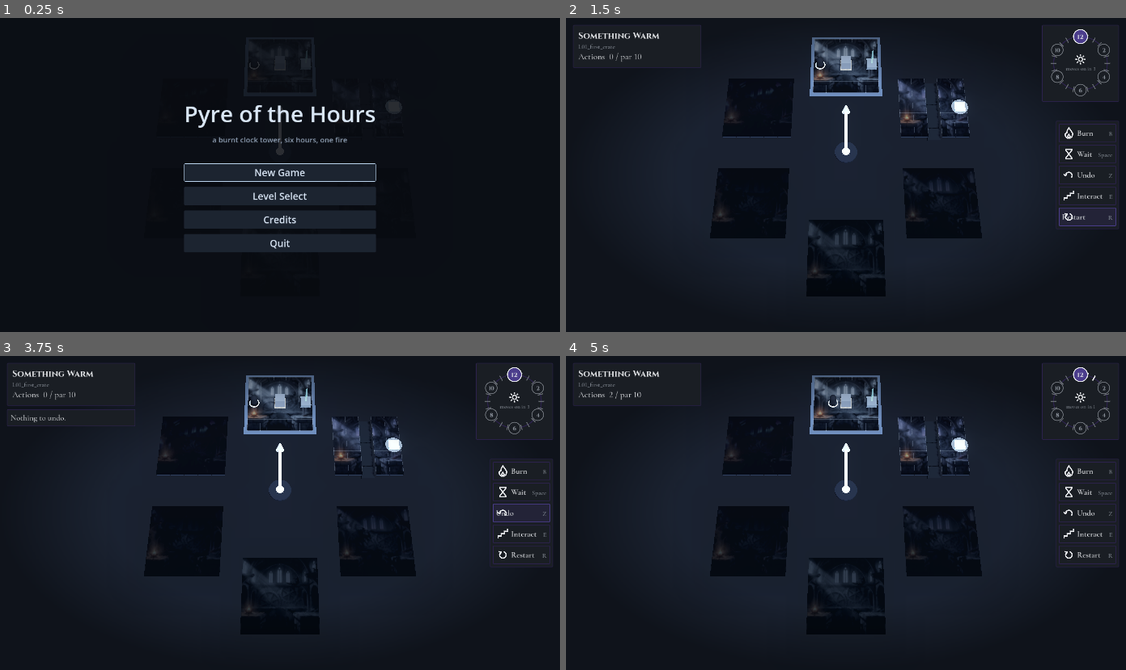
Above: before the commit, frames 1-4 (two rows, left to right).
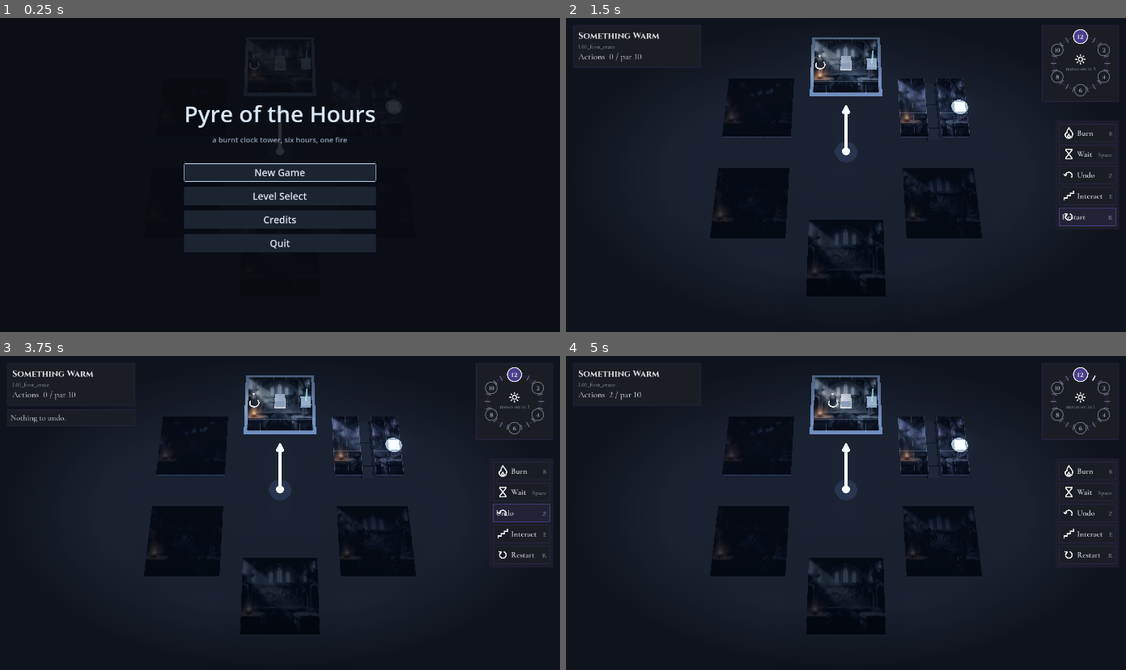
Above: after the commit, the same moments.

Repository: mariam-r23/Pyres_of_the_hours_NasCon
Game: Godot game, scene res://presentation/main.tscn
The game is run twice, just before and just after one commit, with the same random seed, the same clock (stepped at 60 frames per second) and the same inputs.
Inputs (mouse positions are in pixels of both pictures, inside the frame that each line leads up to):
- Up to frame 1 (0.25 s): no input
- Up to frame 2 (1.5 s): click "New Game" at 0.5 s; click "Restart" at 1.25 s
- Up to frame 3 (3.75 s): click "Restart" at 2 s; click "Restart" at 2.75 s; click "Undo" at 3.5 s
- Up to frame 4 (5 s): tap Enter at 4.25 s; move the mouse to (969, 497) at 4.27 s; hold Right from 4.28 s (still down); tap B at 4.35 s; tap Space at 4.52 s

The runs differ from the first frame. In frame 1, less than 0.1% of the frame differs, in the area x 45-46%, y 11-13%; in frame 2, 0.2%; in frame 3, 0.2%; in frame 4, 0.2%, in the area x 45-51%, y 10-20%.

Commit message:
tweak(presentation): bigger, brighter-eyed shadows; player lantern so the player never reads as a shadow
Co-Authored-By: Claude Opus 5.5 <noreply@anthropic.com>

Diff:
--- a/presentation/room_view.gd
+++ b/presentation/room_view.gd
@@ -40,6 +40,7 @@
 	"shadow_pool": Color(0.01, 0.01, 0.02),  # the dark smoke pool under a shadow
 	"player": Color(0.10, 0.11, 0.13),
 	"player_ring": Color(0.75, 0.85, 0.95),  # pale ring at the player's feet
+	"player_lantern": Color(1.0, 0.94, 0.84), # pale warm-white light over the player (never a shadow)
 	"active_room": Color(0.32, 0.38, 0.48),  # rim under the room the player is in
 	"sun_marker": Color(0.80, 0.86, 0.92),   # cold pale dial hand
 	"dial": Color(0.20, 0.22, 0.26),         # dark steel
@@ -82,6 +83,12 @@
 ## so the remains stay visible around the player's feet.
 const RING_RADII := Vector2(0.3, 0.4)
 const RING_RADII_ON_MOUND := Vector2(0.26, 0.31)
+## The player's lantern: a small glowing orb over the head and the light it casts.
+const LANTERN_HEIGHT := 1.15
+const LANTERN_RADIUS := 0.09
+const LANTERN_ENERGY := 3.0
+const LANTERN_LIGHT_ENERGY := 1.2
+const LANTERN_LIGHT_RANGE := 2.2
 ## Ash path cracks: (x, z, angle in degrees, length).
 const CRACKS := [Vector4(-0.12, -0.1, 25, 0.55), Vector4(0.14, 0.12, -40, 0.5), Vector4(0.0, 0.25, 80, 0.3)]
 
@@ -602,6 +609,20 @@
 	ring.inner_radius = ring_radii.x
 	ring.outer_radius = ring_radii.y
 	_mesh(ring, slot_to_position(slot) + Vector3(0, floor_y + 0.03, 0), _material(COLORS["player_ring"], COLORS["player_ring"], 0.8, false))
+	# A small warm-white lantern over the head, so the player never reads as a shadow.
+	var orb := SphereMesh.new()
+	orb.radius = LANTERN_RADIUS
+	orb.height = LANTERN_RADIUS * 2.0
+	var lantern := _mesh(orb, slot_to_position(slot) + Vector3(0, floor_y + LANTERN_HEIGHT, 0),
+		_material(COLORS["player_lantern"], COLORS["player_lantern"], LANTERN_ENERGY, false))
+	lantern.name = "PlayerLantern"
+	var light := OmniLight3D.new()
+	light.name = "PlayerLight"
+	light.light_color = COLORS["player_lantern"]
+	light.light_energy = LANTERN_LIGHT_ENERGY
+	light.omni_range = LANTERN_LIGHT_RANGE
+	light.position = lantern.position
+	_content.add_child(light)
 
 
 func _box(size: Vector3, pos: Vector3, color_key: String) -> void:
--- a/presentation/shadow_figure.gd
+++ b/presentation/shadow_figure.gd
@@ -16,7 +16,7 @@
 
 ## Base billboard size (tiles): a bit wider than a body, about a tile tall.
 const BASE_SIZE := Vector2(1.0, 1.0)
-const POOL_SIZE := 1.05
+const POOL_SIZE := 1.5
 ## Per-variant scale and tint (mixed into the body color).
 const VARIANTS := [
 	{"scale": 0.88, "tint": Color(0.03, 0.015, 0.05)},
@@ -24,8 +24,10 @@
 	{"scale": 1.08, "tint": Color(0.035, 0.012, 0.03)},
 ]
 ## glow_level, opacity and drift speed for each state.
-const DORMANT := {"glow": 0.15, "opacity": 0.38, "speed": 0.15, "breathing": 0.0}
-const ACTIVE := {"glow": 1.0, "opacity": 1.0, "speed": 0.6, "breathing": 1.0}
+## size multiplies BASE_SIZE and POOL_SIZE: an active shadow stands about two tiles
+## tall (clearly taller than the player, filling most of its cell), a dormant one 1.5.
+const DORMANT := {"glow": 0.15, "opacity": 0.38, "speed": 0.15, "breathing": 0.0, "size": 1.5}
+const ACTIVE := {"glow": 1.0, "opacity": 1.0, "speed": 0.6, "breathing": 1.0, "size": 2.0}
 ## Seconds the destroyed figure takes to break apart.
 const DISSOLVE_TIME := 0.6
 
@@ -36,7 +38,7 @@
 uniform vec3 body_color : source_color = vec3(0.03, 0.02, 0.07);
 uniform vec3 ember_color : source_color = vec3(0.45, 0.12, 0.05);
 uniform vec3 rim_color : source_color = vec3(0.62, 0.72, 0.88);
-uniform float rim_strength = 0.2;
+uniform float rim_strength = 0.45;
 uniform float glow_level = 1.0;
 uniform float opacity = 1.0;
 uniform float speed = 0.6;
@@ -114,7 +116,7 @@
 	float ember = (eyes * eye_out + (cracks + tips) * (1.0 - dissolve)) * glow_level * pulse;
 
 	vec3 col = body_color + rim_color * edge * rim_strength;
-	ALBEDO = col + ember_color * ember * 2.2;
+	ALBEDO = col + ember_color * ember * 4.0;
 	ALPHA = clamp(body * opacity + eyes * eye_out * glow_level * opacity, 0.0, 1.0);
 }
 """
@@ -255,6 +257,8 @@
 		mat.set_shader_parameter("opacity", look["opacity"])
 		mat.set_shader_parameter("speed", look["speed"])
 	_body_mat.set_shader_parameter("breathing", look["breathing"])
+	body.scale = Vector3.ONE * float(look["size"])
+	pool.scale = Vector3.ONE * float(look["size"])
 
 
 ## Destroyed: break apart over DISSOLVE_TIME, then free this node. (Outside the
--- a/tests/test_shadow_figure.gd
+++ b/tests/test_shadow_figure.gd
@@ -104,3 +104,23 @@
 	RoomViewScript.dissipate_ghost(figure)
 	check(not is_instance_valid(figure), "no tree, no animation: freed immediately")
 	return true
+
+
+func test_shadows_are_big_and_the_player_has_a_lantern() -> bool:
+	check(ShadowFigure.ACTIVE["size"] * ShadowFigure.BASE_SIZE.y >= 1.8, "an active shadow stands about two tiles tall")
+	check(ShadowFigure.DORMANT["size"] < ShadowFigure.ACTIVE["size"], "a dormant one is smaller")
+	var figure: Node3D = ShadowFigure.new()
+	figure.setup("sh_1", true, RoomViewScript.COLORS)
+	check(is_equal_approx(figure.body.scale.y, ShadowFigure.ACTIVE["size"]), "active size applied")
+	figure.set_active(false)
+	check(is_equal_approx(figure.body.scale.y, ShadowFigure.DORMANT["size"]), "dormant size applied")
+	figure.free()
+	var s := _state_with_shadow(12)
+	var room: Node3D = RoomViewScript.new()
+	room.refresh(s, 12)
+	check(room.find_child("PlayerLantern", true, false) != null, "the player carries a lantern")
+	check(room.find_child("PlayerLight", true, false) != null, "that lights the cell")
+	var lantern: Color = RoomViewScript.COLORS["player_lantern"]
+	check(lantern.s < 0.25 and lantern.v > 0.9, "pale warm-white, not fire orange")
+	room.free()
+	return true
